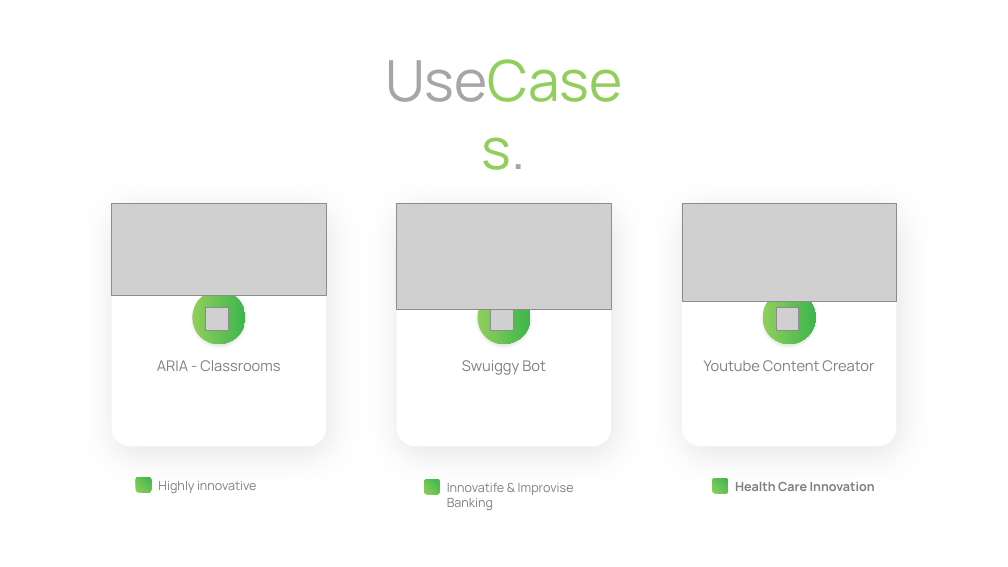
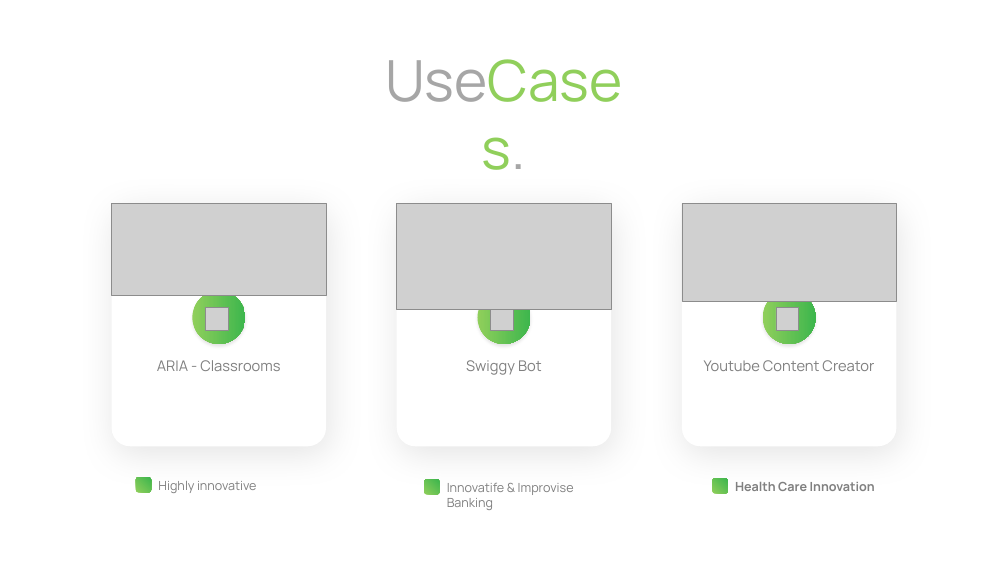
Before and after one commit to YeshwanthSaiM/Smartie-EXL-Hackthon, a slide deck: slide 6 of Smartie - A Smarter way of building AI bots.pptx. Drawn at 1008x567 pixels with LibreOffice and Linux fonts; fonts in the diff are those of the drawing; grey boxes stand for pictures. Boxes give left, top, right and bottom in pixels: in the first picture for what was removed or moved away, otherwise in the second. Text is boxed around its words. In the diff, an @@ line names an element or a change of style, - is before the commit and + after.

```diff
--- a/Smartie - A Smarter way of building AI bots.pptx
+++ b/Smartie - A Smarter way of building AI bots.pptx
@@ text at <box>466,360,542,375</box>: text changed @@
-Swuiggy Bot
+Swiggy Bot
```
Also in this commit, not shown: 2 other slides changed, 3 slides removed, 5 other files.
